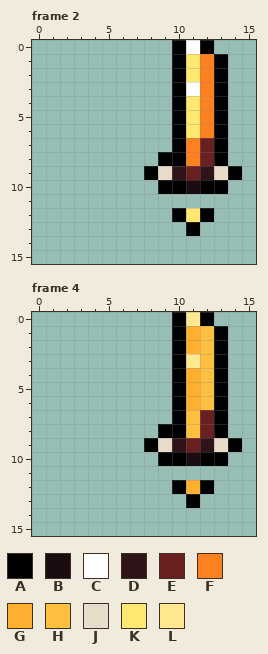
Two states of a pixel-art file, resources/gfx/gear/main_hand/infernal/InfernalGreatsword-Down.aseprite. That is the earlier state.
16x16 pixels, 4 frames. Shown: frame 2, frame 4.
Palette (. is transparent): A #000000  B #1a0c10  C #ffffff  D #2e1418  E #6a2020  F #ff8020  G #ffb030  H #ffc040  J #e8dcc8  K #ffe870  L #ffe890
Pixels before, frame 2, first column x 8:
 0 ..ACA..
 1 ..AKFA.
 2 ..AKFA.
 3 ..ACFA.
 4 ..AKFA.
 5 ..AKFA.
 6 ..AKFA.
 7 ..AFEA.
 8 .AAFEA.
 9 AJDEDJA
10 .AABAA.
11 .......
12 ..AKA..
13 ...A...
Pixels before, frame 4, first column x 8:
 0 ..ALA..
 1 ..AGHA.
 2 ..AGHA.
 3 ..ALHA.
 4 ..AGHA.
 5 ..AGHA.
 6 ..AGHA.
 7 ..AHEA.
 8 .AAHEA.
 9 AJDEDJA
10 .AABAA.
11 .......
12 ..AGA..
13 ...A...
Once edited:
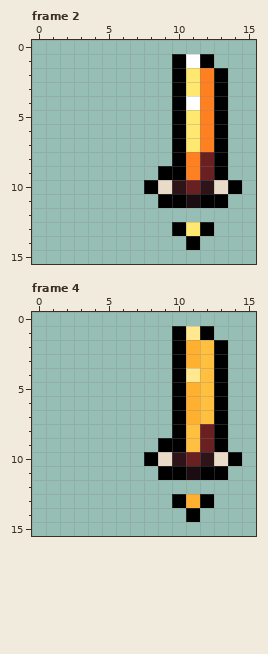
Change:
Frame 2, layer "Main Hand":
There is now colour A in row 10 at x 8 and 14; in row 11 at x 9 to 10 and 12 to 13; in row 13 at x 10 and 12; in row 14 at x 11.
The edit turns colour D into colour A in row 9 at x 10.
The edit turns colour F into colour A in row 1 at x 12.
The edit turns colour J into colour A in row 9 at x 9 and 13.
There is now colour B in row 11 at x 11.
The edit turns colour K into colour C in row 1 at x 11; in row 4 at x 11.
The edit turns colour A into colour D in row 10 at x 10 and 12.
The edit turns colour B into colour E in row 10 at x 11.
The edit turns colour D into colour E in row 9 at x 12.
The edit turns colour E into colour F in row 7 at x 12; in row 9 at x 11.
The edit turns colour A into colour J in row 10 at x 9 and 13.
The edit turns colour A into colour K in row 13 at x 11.
The edit turns colour C into colour K in row 3 at x 11.
The edit turns colour F into colour K in row 7 at x 11.
Colour A is removed in row 0 at x 10 and 12; in row 1 at x 13; in row 8 at x 9; in row 9 at x 8 and 14; in row 12 at x 10 and 12.
Colour C is removed in row 0 at x 11.
Colour K is removed in row 12 at x 11.
Frame 4, layer "Main Hand":
There is now colour A in row 10 at x 8 and 14; in row 11 at x 9 to 10 and 12 to 13; in row 13 at x 10 and 12; in row 14 at x 11.
The edit turns colour D into colour A in row 9 at x 10.
The edit turns colour H into colour A in row 1 at x 12.
The edit turns colour J into colour A in row 9 at x 9 and 13.
There is now colour B in row 11 at x 11.
The edit turns colour A into colour D in row 10 at x 10 and 12.
The edit turns colour B into colour E in row 10 at x 11.
The edit turns colour D into colour E in row 9 at x 12.
The edit turns colour A into colour G in row 13 at x 11.
The edit turns colour H into colour G in row 7 at x 11.
The edit turns colour L into colour G in row 3 at x 11.
The edit turns colour E into colour H in row 7 at x 12; in row 9 at x 11.
The edit turns colour A into colour J in row 10 at x 9 and 13.
The edit turns colour G into colour L in row 1 at x 11; in row 4 at x 11.
Colour A is removed in row 0 at x 10 and 12; in row 1 at x 13; in row 8 at x 9; in row 9 at x 8 and 14; in row 12 at x 10 and 12.
Colour G is removed in row 12 at x 11.
Colour L is removed in row 0 at x 11.
Where, in picture pixels (left, top, right, bottom), the same in both pictures:
changed: (144, 40, 242, 250)
changed: (144, 312, 242, 522)
